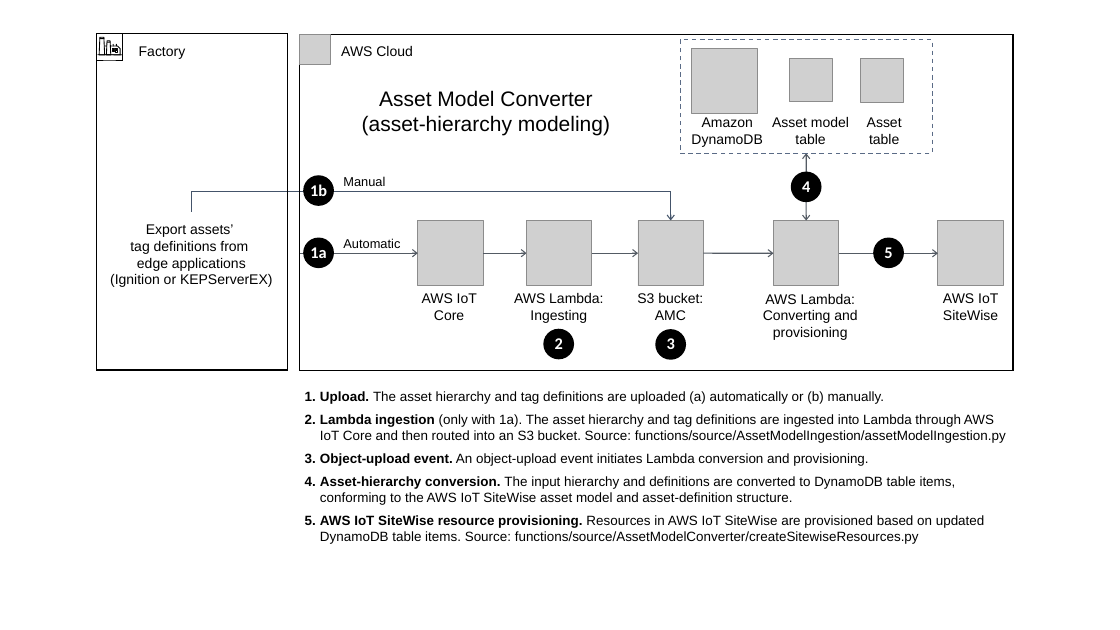
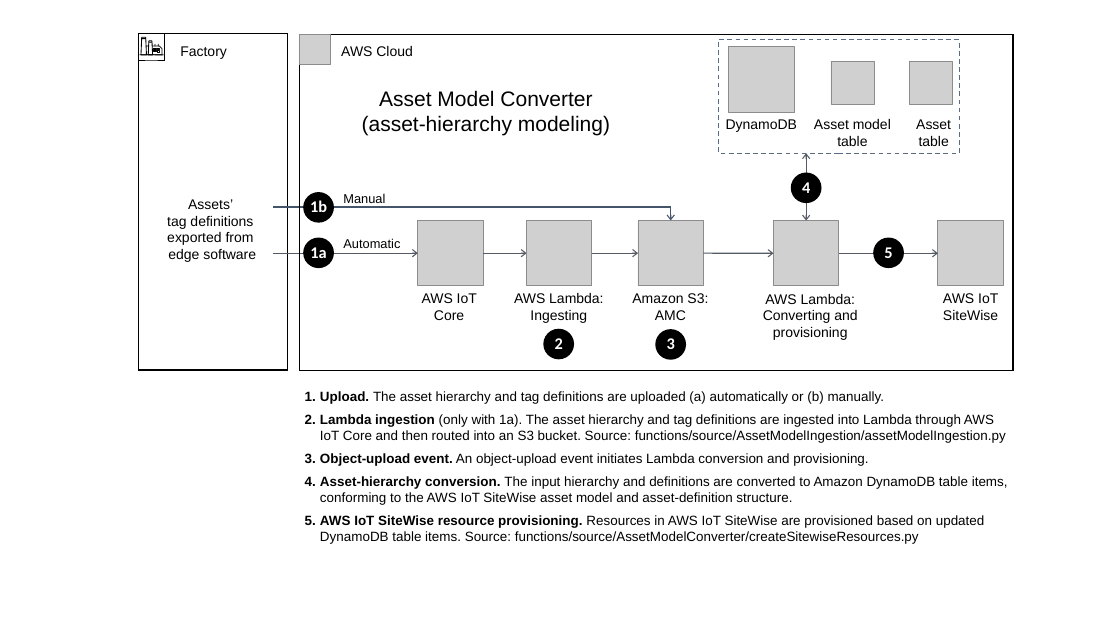
Before and after one commit to oyarushe/quickstart-aws-industrial-machine-connectivity, a slide deck: slide 3 of docs/images/IMC QS images.pptx. Drawn at 1120x630 pixels with LibreOffice and Linux fonts; fonts in the diff are those of the drawing; grey boxes stand for pictures. Boxes give left, top, right and bottom in pixels: in the first picture for what was removed or moved away, otherwise in the second. Text is boxed around its words. In the diff, an @@ line names an element or a change of style, - is before the commit and + after.

```diff
--- a/docs/images/IMC QS images.pptx
+++ b/docs/images/IMC QS images.pptx
@@ rectangle "Factory": place and size @@
-rectangle "Factory" at <box>97,34,287,370</box>
+rectangle "Factory" at <box>139,34,287,370</box>
@@ 6 lines, 5 rectangles, 3 freeform shapes, 1 picture: place and size @@
-6 lines, 5 rectangles, 3 freeform shapes, 1 picture at <box>97,34,832,102</box>
+6 lines, 5 rectangles, 3 freeform shapes, 1 picture at <box>138,34,874,104</box>
@@ rectangle: place and size @@
-rectangle at <box>681,39,933,153</box>
+rectangle at <box>718,39,960,153</box>
@@ picture: place and size @@
-picture at <box>692,49,758,114</box>
+picture at <box>729,47,795,113</box>
@@ picture: place and size @@
-picture at <box>860,59,903,102</box>
+picture at <box>910,61,953,104</box>
@@ text at <box>726,119,797,132</box>: text changed @@
-Amazon DynamoDB
+DynamoDB
@@ text "Asset model table": place and size @@
-text "Asset model table" at <box>772,117,849,144</box>
+text "Asset model table" at <box>814,119,891,146</box>
@@ text "Asset": place and size @@
-text "Asset" at <box>867,117,902,144</box>
+text "Asset" at <box>916,119,951,146</box>
@@ text at <box>167,199,256,262</box>: text changed @@
-Export assets’
-tag definitions from
-edge applications
-(Ignition or KEPServerEX)
+Assets’
+tag definitions
+exported from
+edge software
@@ elbow arrow moved from (670, 220) - (192, 213) to (670, 220) - (273, 208) @@
@@ 2 texts, 1 ellipse: place and size @@
-2 texts, 1 ellipse at <box>303,176,385,206</box>
+2 texts, 1 ellipse at <box>303,192,385,223</box>
@@ arrow moved from (300, 253) - (418, 253) to (273, 253) - (418, 253) @@
@@ text at <box>632,293,708,320</box>: text changed @@
-S3 bucket:
-AMC
+Amazon S3:
+AMC
@@ text at <box>320,476,1008,505</box>: text changed @@
-4. Asset-hierarchy conversion. The input hierarchy and definitions are converted to DynamoDB table items, conforming to the AWS IoT SiteWise asset model and asset-definition structure.
+4. Asset-hierarchy conversion. The input hierarchy and definitions are converted to Amazon DynamoDB table items, conforming to the AWS IoT SiteWise asset model and asset-definition structure.
```
Also in this commit, not shown: 4 other slides changed, 2 slides added, 14 other files.
